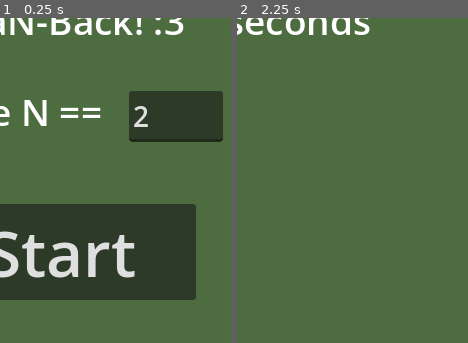
Above: before the commit, frames 1-2 (left to right).
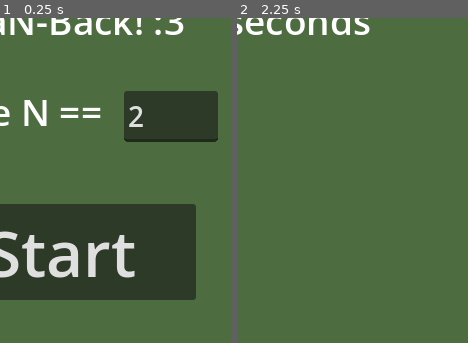
Above: after the commit, the same moments.

Repository: loveaabb/NyaN_Back
Game: Godot game, scene res://main.tscn
Same seed, same stepped clock (60 frames per second), same inputs: the game is played once before the commit and once after it.
Inputs:
- Up to frame 1 (0.25 s): no input
- Up to frame 2 (2.25 s): click "Start" at 0.5 s; click "Back" at 1.25 s; click "Start" at 2 s
The pictures show only the part of the screen within x 37-87%, y 37-87%; the shares and areas given below are measured in that part.

The runs differ from the first frame. In frame 1, 1.0% of the frame differs, in the area x 53-97%, y 22-39%; in frame 2, nothing differs.

Commit message:
change window setting to fit mobile devices

Diff:
--- a/main.tscn
+++ b/main.tscn
@@ -7,8 +7,8 @@
 script = ExtResource("1_gk26j")
 
 [node name="ColorRect" type="ColorRect" parent="."]
-offset_right = 480.0
-offset_bottom = 720.0
+offset_right = 10000.0
+offset_bottom = 10000.0
 color = Color(0.301961, 0.423529, 0.247059, 1)
 
 [node name="UI" parent="." instance=ExtResource("2_2esm6")]
--- a/project.godot
+++ b/project.godot
@@ -19,6 +19,8 @@
 
 window/size/viewport_width=480
 window/size/viewport_height=720
+window/stretch/mode="canvas_items"
+window/stretch/aspect="expand"
 window/handheld/orientation=1
 
 [rendering]
--- a/ui.tscn
+++ b/ui.tscn
@@ -84,10 +84,14 @@
 horizontal_alignment = 1
 
 [node name="TextEdit" type="TextEdit" parent="SetN"]
-offset_left = 308.0
+anchors_preset = 5
+anchor_left = 0.5
+anchor_right = 0.5
+offset_left = 63.0
 offset_top = 319.0
-offset_right = 402.0
+offset_right = 157.0
 offset_bottom = 370.0
+grow_horizontal = 2
 theme_override_font_sizes/font_size = 28
 text = "2"
 placeholder_text = "2"
@@ -146,11 +150,14 @@
 horizontal_alignment = 1
 
 [node name="ButtonYes" type="Button" parent="."]
-visible = false
-offset_left = 15.0
-offset_top = 353.0
-offset_right = 229.0
-offset_bottom = 651.0
+anchors_preset = 5
+anchor_left = 0.5
+anchor_right = 0.5
+offset_left = -225.0
+offset_top = 351.0
+offset_right = -11.0
+offset_bottom = 649.0
+grow_horizontal = 2
 theme_override_font_sizes/font_size = 32
 disabled = true
 shortcut = SubResource("Shortcut_ur4ci")
@@ -158,11 +165,14 @@
 (A)"
 
 [node name="ButtonNo" type="Button" parent="."]
-visible = false
-offset_left = 250.0
-offset_top = 353.0
-offset_right = 464.0
-offset_bottom = 651.0
+anchors_preset = 5
+anchor_left = 0.5
+anchor_right = 0.5
+offset_left = 10.0
+offset_top = 351.0
+offset_right = 224.0
+offset_bottom = 649.0
+grow_horizontal = 2
 theme_override_font_sizes/font_size = 32
 disabled = true
 shortcut = SubResource("Shortcut_njk74")
@@ -170,7 +180,6 @@
 (D)"
 
 [node name="ButtonGoBack" type="Button" parent="."]
-visible = false
 offset_left = 13.0
 offset_top = 12.0
 offset_right = 112.0
